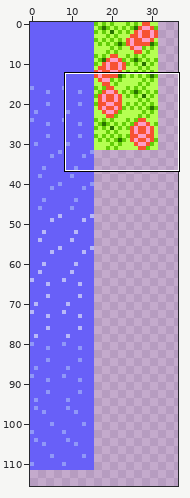
Sprite sheet: assets/tiles/a_day.png. The picture above shows the old version from afar; the outline marks the close-up.
Close-up. The starting point:
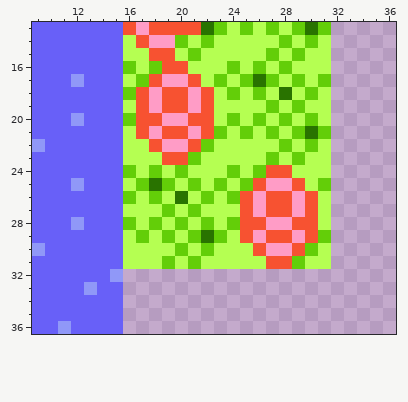
The file is 256x256 pixels. Shown: x 9..36, y 13..36. The wide view leaves out empty margins.
And afterwards:
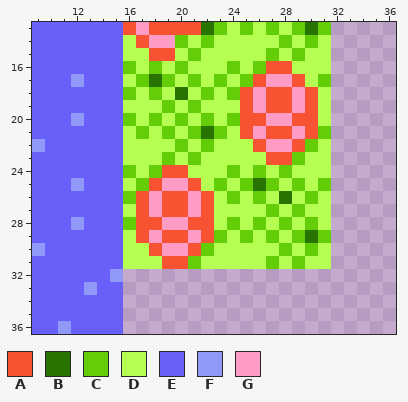
Palette (. is transparent): A #f75231  B #297300  C #63ce08  D #b5ff52  E #6860f8  F #9098f8  G #ff9cc6
What changed:
y 16: x 19..20 AA -> DC; x 27..28 DC -> AA
y 17: x 18..21 AGGA -> BCDC; x 26..29 BCDC -> AGGA
y 18: x 17..22 AGAAGA -> DCDBDC; x 25..30 DCDBDC -> AGAAGA
y 19: x 17..22 AGAAGA -> DDCDCD; x 25..30 DDCDCD -> AGAAGA
y 20: x 17..22 AAGGAA -> DCDCDC; x 25..30 DCDCDC -> AAGGAA
y 21: x 17..22 AGAAGA -> CDCDCB; x 25..30 CDCDCB -> AGAAGA
y 22: x 18..21 AGGA -> DDCD; x 26..29 DDCD -> AGGA
y 23: x 19..20 AA -> CD; x 27..28 CD -> AA
y 24: x 19..20 DC -> AA; x 27..28 AA -> DC
y 25: x 18..21 BCDC -> AGGA; x 26..29 AGGA -> BCDC
y 26: x 17..22 DCDBDC -> AGAAGA; x 25..30 AGAAGA -> DCDBDC
y 27: x 17..22 DDCDCD -> AGAAGA; x 25..30 AGAAGA -> DDCDCD
y 28: x 17..22 DCDCDC -> AAGGAA; x 25..30 AAGGAA -> DCDCDC
y 29: x 17..22 CDCDCB -> AGAAGA; x 25..30 AGAAGA -> CDCDCB
y 30: x 18..21 DDCD -> AGGA; x 26..29 AGGA -> DDCD
y 31: x 19..20 CD -> AA; x 27..28 AA -> CD
